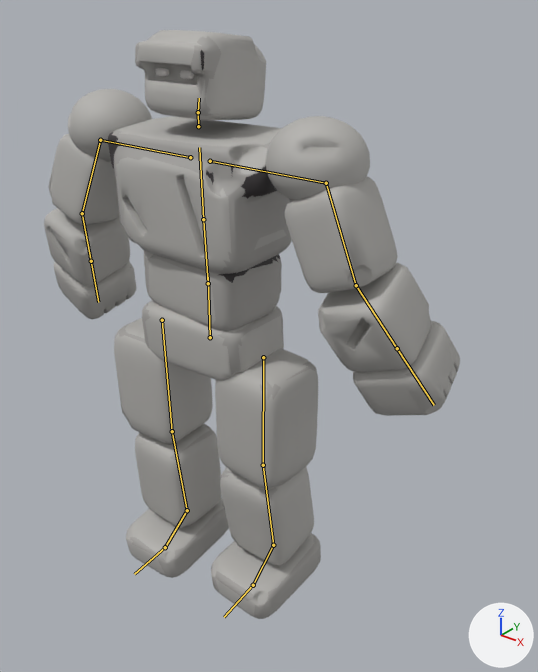
The FBX model Assets/Resources/Bodies/Golem.fbx as it was, and as the next commit left it.
Both versions are drawn from a 50 mm camera at (0.78, -0.818, 1.022) aimed at (0.073, 0.067, 0.473). The lights are fixed; the arrows at lower right show +X, +Y and +Z. The picture after the commit comes second. Both versions are drawn at frame 16 of the action 'Golem|Attack'; the numbers are the values there. The bones that bend it are drawn over the model as lines.

In view in the first picture: 'GolemMesh'.
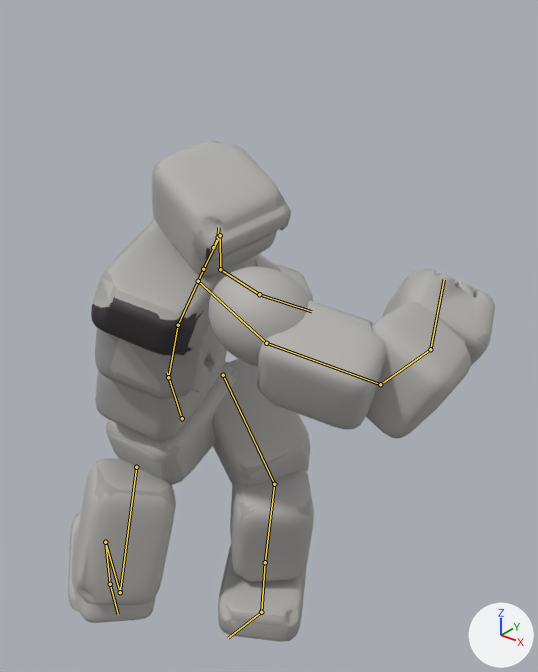
Where the change shows, as pixel boxes (x1, y1, x2, y2) in the pictures (538 x 672 px):
'GolemMesh', posed (15% shorter): before (44, 30, 460, 619); after (68, 140, 495, 642)
bone 'Hips', root to tip: before (210, 337) to (208, 277); after (182, 418) to (167, 372)
bone 'Spine', root to tip: before (208, 283) to (203, 219); after (168, 377) to (178, 325)
bone 'Chest', root to tip: before (203, 219) to (199, 147); after (178, 325) to (205, 265)
bone 'Neck', root to tip: before (198, 126) to (198, 112); after (213, 247) to (218, 237)
bone 'Head', root to tip: before (198, 112) to (199, 98); after (218, 237) to (218, 227)
bone 'LeftShoulder', root to tip: before (210, 161) to (326, 183); after (203, 269) to (220, 235)
bone 'LeftUpperArm', root to tip: before (326, 183) to (356, 285); after (220, 235) to (220, 269)
bone 'LeftLowerArm', root to tip: before (356, 285) to (397, 348); after (220, 269) to (259, 294)
bone 'LeftHand', root to tip: before (397, 348) to (434, 405); after (259, 294) to (311, 311)
bone 'RightShoulder', root to tip: before (190, 157) to (100, 140); after (198, 281) to (266, 343)
bone 'RightUpperArm', root to tip: before (100, 140) to (82, 213); after (266, 343) to (380, 384)
bone 'RightLowerArm', root to tip: before (82, 213) to (91, 261); after (380, 384) to (430, 349)
bone 'RightHand', root to tip: before (91, 261) to (98, 302); after (430, 349) to (444, 279)
bone 'LeftUpperLeg', root to tip: before (263, 357) to (263, 465); after (223, 375) to (274, 484)
bone 'LeftLowerLeg', root to tip: before (263, 465) to (273, 545); after (274, 484) to (265, 562)
bone 'LeftFoot', root to tip: before (273, 545) to (253, 585); after (265, 562) to (261, 612)
bone 'RightUpperLeg', root to tip: before (162, 320) to (172, 431); after (136, 467) to (120, 592)
bone 'RightLowerLeg', root to tip: before (172, 431) to (187, 510); after (120, 592) to (105, 542)
bone 'RightFoot', root to tip: before (187, 510) to (165, 547); after (105, 542) to (110, 584)

The change in detail:
Bone 'Hips' (bone_hips) moves from (0.0, -0.009, 0.0) to (0.001, -0.13, 0.077).
Bone 'Hips' (bone_hips) turns from (0, 0, 0) to (-79, 108, -82) degrees about its own x, y and z.
Bone 'Spine' (bone_spine) turns from (2, 0, 0) to (15, 16, -10) degrees about its own x, y and z.
Bone 'Chest' (bone_chest) turns from (-1, 0, 0) to (10, 11, -6) degrees about its own x, y and z.
Bone 'Neck' (bone_neck) turns from (-3, 0, 0) to (-1, -30, 13) degrees about its own x, y and z.
Bone 'Head' (bone_head) turns from (-7, 0, 0) to (-4, -9, 17) degrees about its own x, y and z.
Bone 'LeftShoulder' (bone_leftshoulder) turns from (0, 0, 0) to (-10, 2, -1) degrees about its own x, y and z.
Bone 'LeftUpperArm' (bone_leftupperarm) turns from (-68, 0, 0) to (-39, -16, -2) degrees about its own x, y and z.
Bone 'LeftLowerArm' (bone_leftlowerarm) turns from (0, 0, 24) to (2, 10, -40) degrees about its own x, y and z.
Bone 'LeftHand' (bone_lefthand) turns from (0, 0, 0) to (10, -50, -32) degrees about its own x, y and z.
Bone 'RightShoulder' (bone_rightshoulder) turns from (0, 0, 0) to (16, -14, 27) degrees about its own x, y and z.
Bone 'RightUpperArm' (bone_rightupperarm) turns from (-68, 7, 0) to (17, 45, 51) degrees about its own x, y and z.
Bone 'RightLowerArm' (bone_rightlowerarm) turns from (0, 0, -24) to (-21, 13, 68) degrees about its own x, y and z.
Bone 'RightHand' (bone_righthand) turns from (0, 0, 0) to (13, -7, 30) degrees about its own x, y and z.
Bone 'LeftUpperLeg' (bone_leftupperleg) turns from (4, 0, 0) to (-69, 34, 6) degrees about its own x, y and z.
Bone 'LeftLowerLeg' (bone_leftlowerleg) turns from (5, 0, 0) to (73, -3, 25) degrees about its own x, y and z.
Bone 'LeftFoot' (bone_leftfoot) turns from (1, 0, 0) to (-3, 9, 5) degrees about its own x, y and z.
Bone 'RightUpperLeg' (bone_rightupperleg) turns from (-2, 0, 0) to (-7, 43, 32) degrees about its own x, y and z.
Bone 'RightLowerLeg' (bone_rightlowerleg) turns from (9, 0, 0) to (84, -5, -7) degrees about its own x, y and z.
Bone 'RightFoot' (bone_rightfoot) turns from (-1, 0, 0) to (-39, 12, -20) degrees about its own x, y and z.
